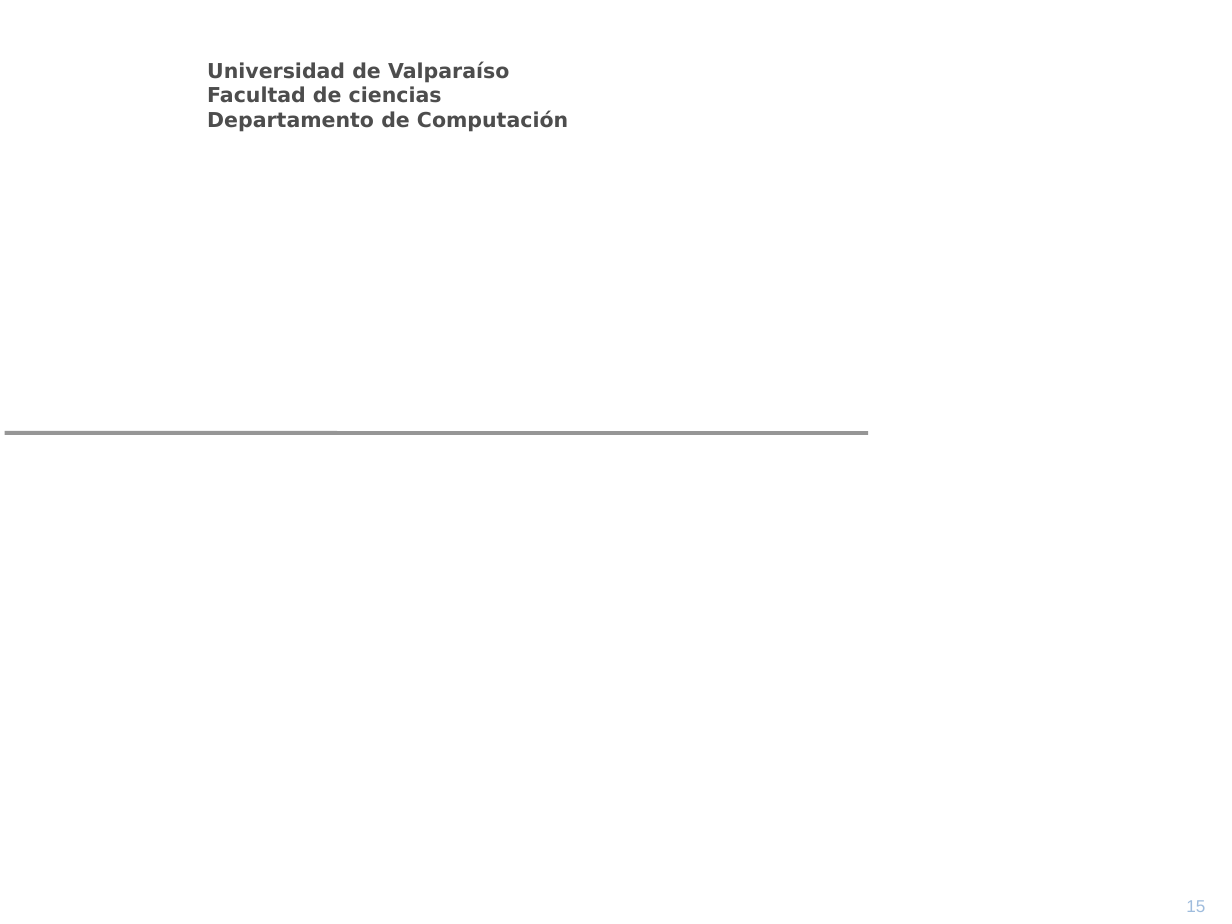
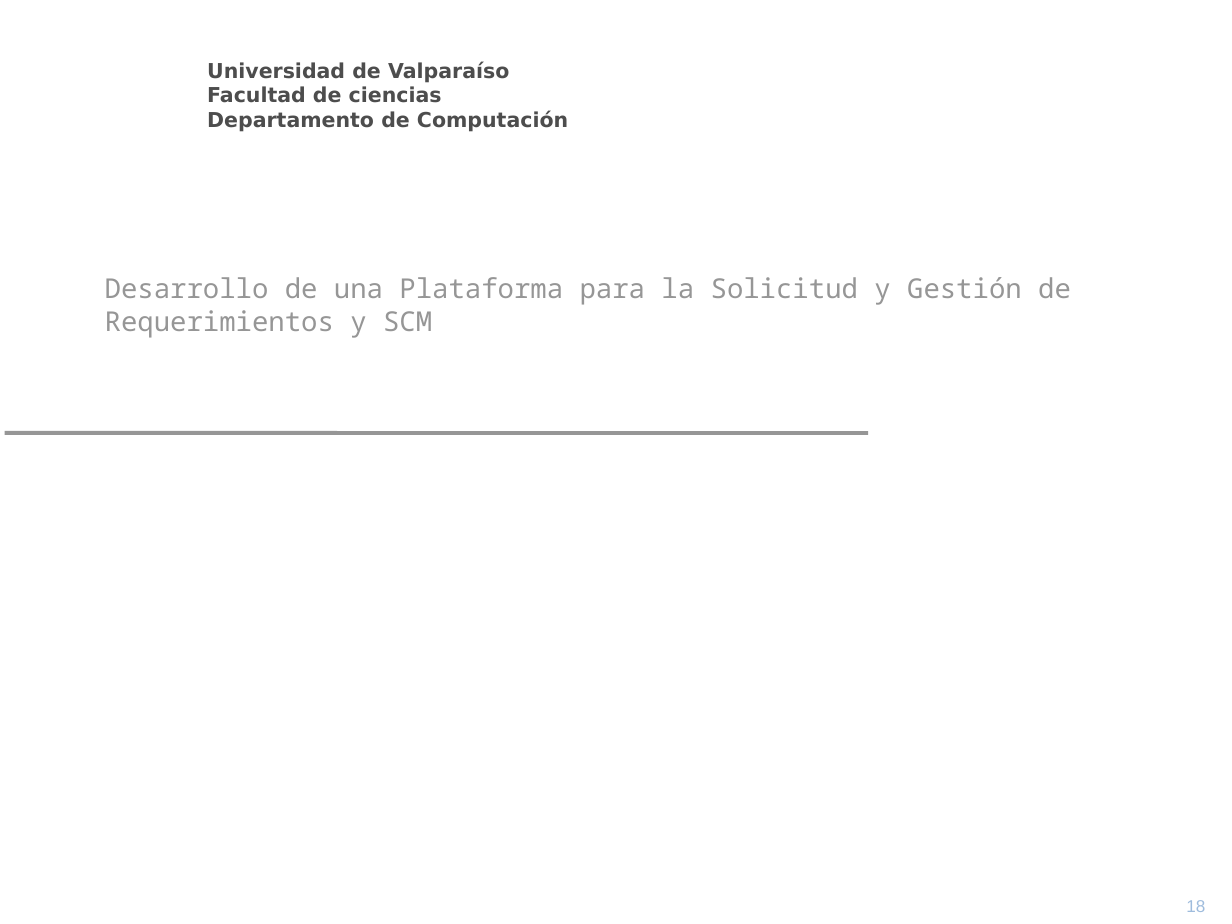
Before and after one commit to yano2h/TESIS, a slide deck: slide 18 of Informes/Propuesta/Precentacion_Propuesta.ppt (slide 15 before the commit). Drawn at 1232x924 pixels with LibreOffice and Linux fonts; fonts in the diff are those of the drawing; background and template pictures are left out. Boxes give left, top, right and bottom in pixels: in the first picture for what was removed or moved away, otherwise in the second. Text is boxed around its words. In the diff, an @@ line names an element or a change of style, - is before the commit and + after.

```diff
--- a/Informes/Propuesta/Precentacion_Propuesta.ppt
+++ b/Informes/Propuesta/Precentacion_Propuesta.ppt
@@ title added at <box>105,277,1071,338</box>, 16 pt, text #969696 @@
+Desarrollo de una Plataforma para la Solicitud y Gestión de Requerimientos y SCM
@@ page number at <box>1186,900,1205,912</box>: text changed @@
-15
+18
```
Also in this commit, not shown: 8 slides added, 5 slides removed.
